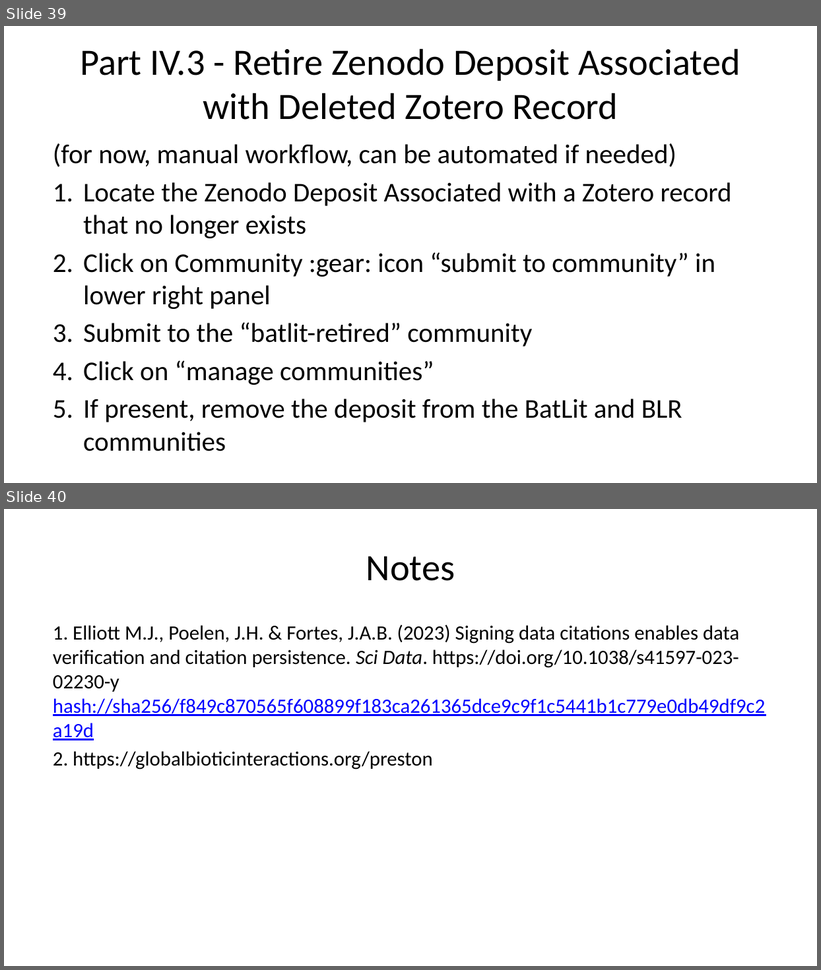
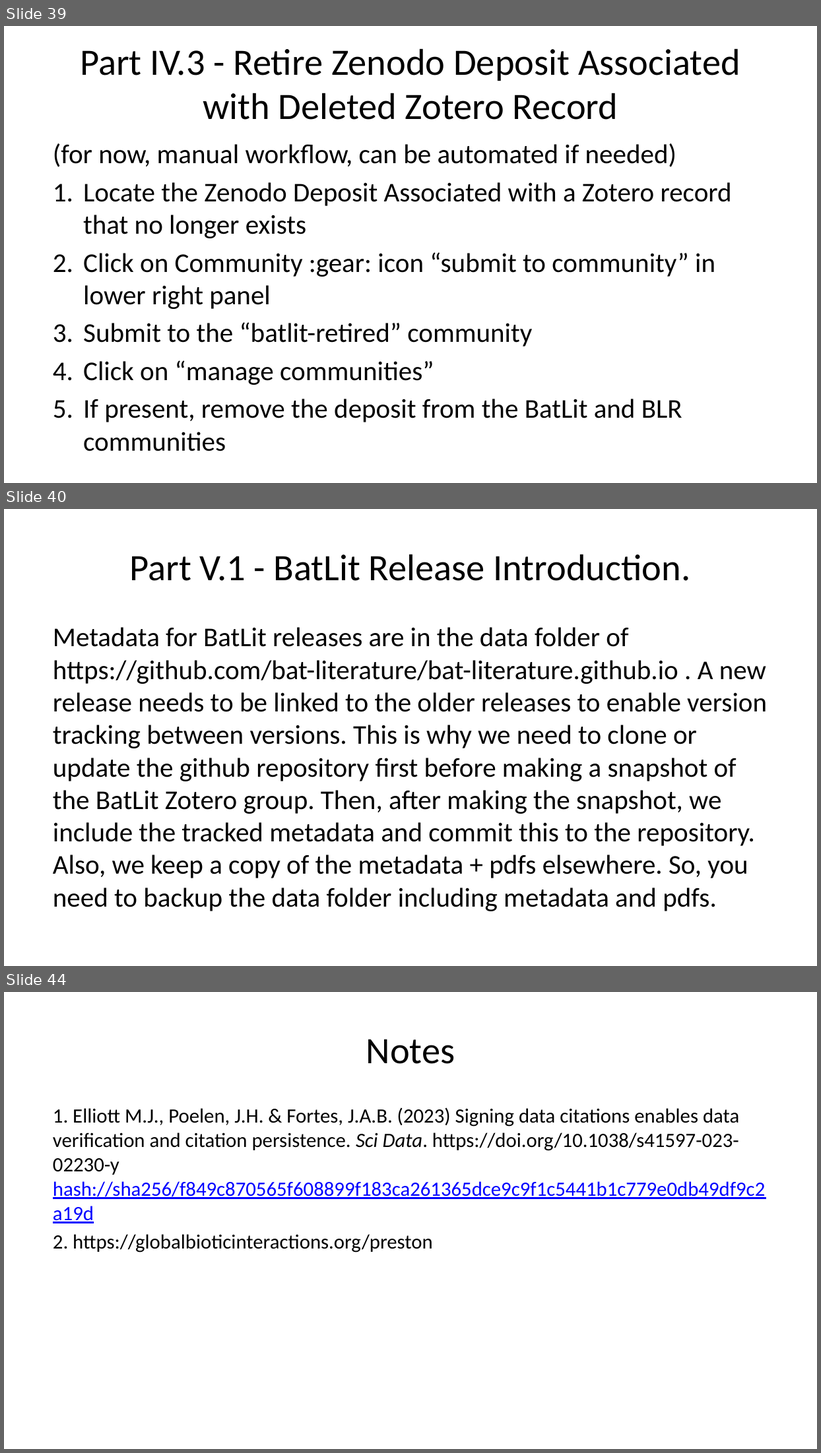
Before and after one commit to bat-literature/bat-literature.github.io, a slide deck: workshop.pptx. Shown one above the other, each under a label of ours: slides 39 and 40 before the commit, slides 39, 40 and 44 after it; the slides between them are not shown. The pictures are 821x970 and 821x1453 pixels, drawn with LibreOffice and Linux fonts; fonts in the diff are those of the drawing. Boxes give left, top, right and bottom in pixels: in the first picture for what was removed or moved away, otherwise in the second. Text is boxed around its words. In the diff, an @@ line names an element or a change of style, - is before the commit and + after.

```diff
--- a/workshop.pptx
+++ b/workshop.pptx
@@ slide 40 added at bbox=[4, 509, 817, 966], background #FFFFFF @@
@@ title added at bbox=[129, 554, 691, 581], 33 pt, text #000000 @@
+Part V.1 - BatLit Release Introduction.
@@ text added at bbox=[53, 627, 767, 912], 24 pt, text #000000 @@
+Metadata for BatLit releases are in the data folder of https://github.com/bat-literature/bat-literature.github.io . A new release needs to be linked to the older releases to enable version tracking between versions. This is why we need to clone or update the github repository first before making a snapshot of the BatLit Zotero group. Then, after making the snapshot, we include the tracked metadata and commit this to the repository. Also, we keep a copy of the metadata + pdfs elsewhere. So, you need to backup the data folder including metadata and pdfs.
@@ what was slide 40 is now slide 44 @@
```
Also in this commit, not shown: 3 other slides added, 3 other files.
